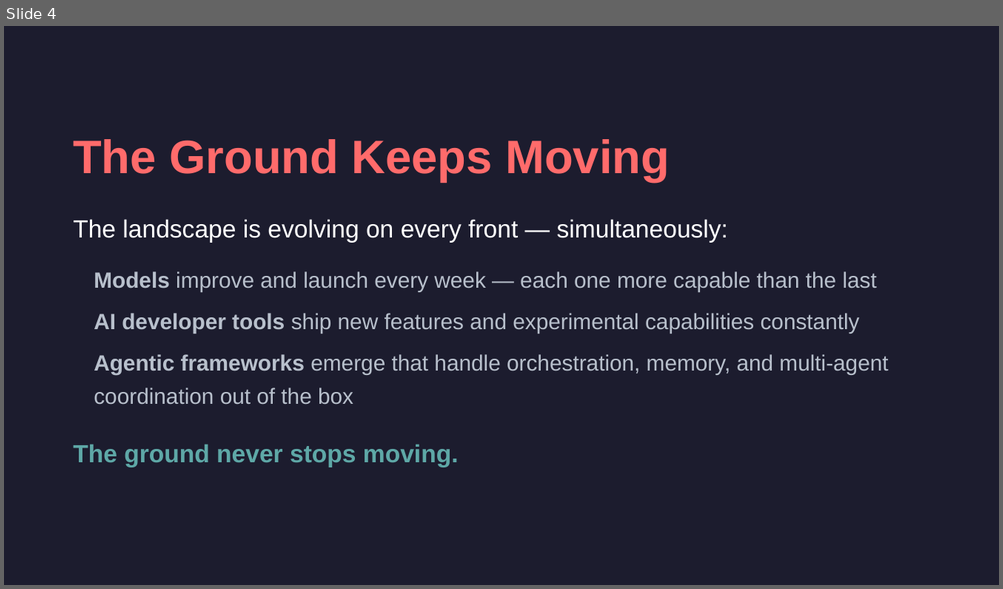
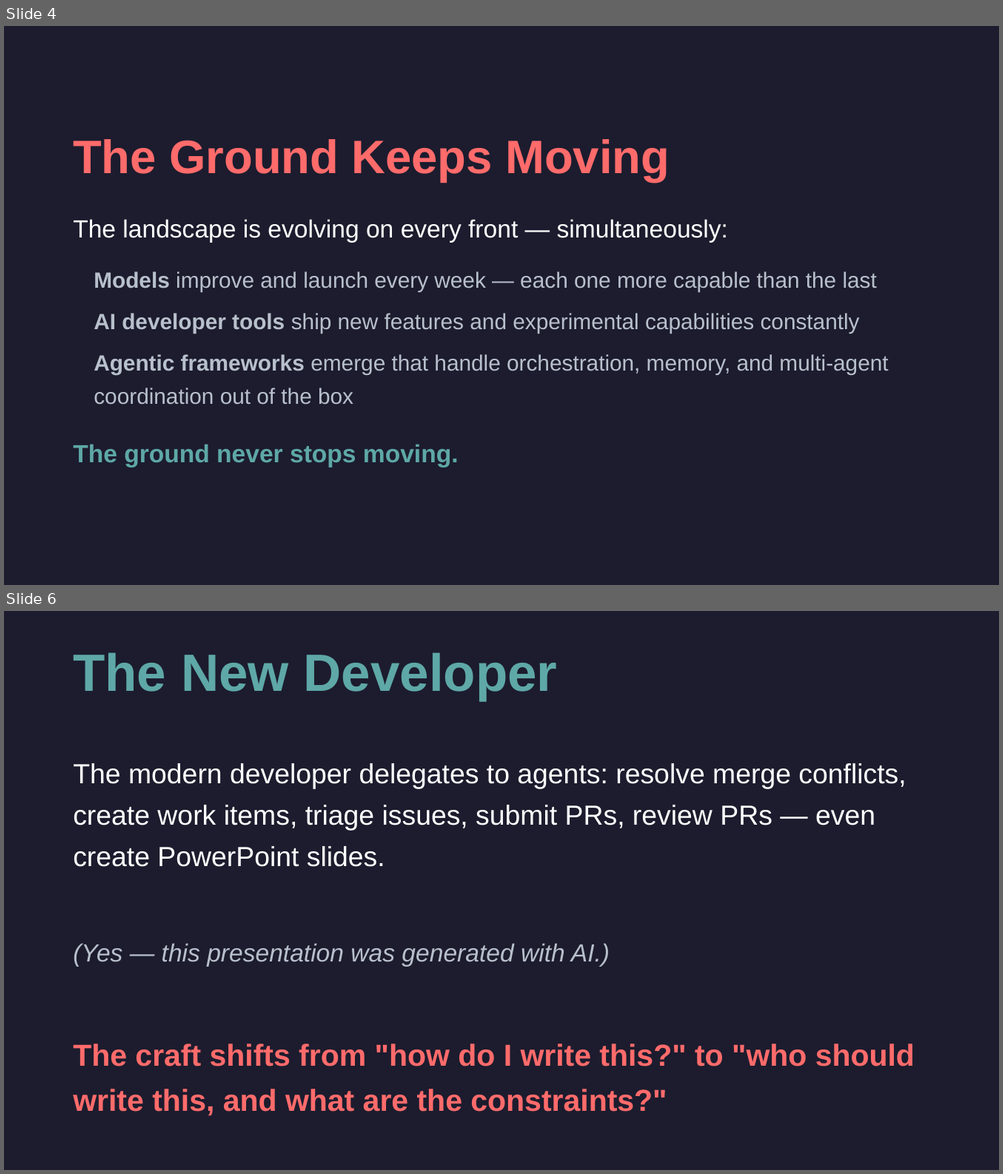
Before and after one commit to cirvine-MSFT/editless, a slide deck: docs/presentations/marks-journey-short.pptx. Shown one above the other, each under a label of ours: slide 4 before the commit, slides 4 and 6 after it; the slides between them are not shown. The pictures are 1003x589 and 1003x1174 pixels, drawn with LibreOffice and Linux fonts; fonts in the diff are those of the drawing. Boxes give left, top, right and bottom in pixels: in the first picture for what was removed or moved away, otherwise in the second. Text is boxed around its words. In the diff, an @@ line names an element or a change of style, - is before the commit and + after.

```diff
--- a/docs/presentations/marks-journey-short.pptx
+++ b/docs/presentations/marks-journey-short.pptx
@@ slide 6 added at [4,611,999,1170], background #1C1C2E @@
@@ text added at [73,652,558,701], 38 pt, text #5EA8A7, bold @@
+The New Developer
@@ text added at [73,763,905,867], 20 pt, text #FFFFFF @@
+The modern developer delegates to agents: resolve merge conflicts, create work items, triage issues, submit PRs, review PRs — even create PowerPoint slides.
@@ text added at [73,943,609,966], 18 pt, text #B8C0CC, italic @@
+(Yes — this presentation was generated with AI.)
@@ text added at [73,1044,914,1116], 22 pt, text #FF6B6B, bold @@
+The craft shifts from "how do I write this?" to "who should write this, and what are the constraints?"
```
Also in this commit, not shown: 1 slide changed, 1 slide removed, 5 other files.
